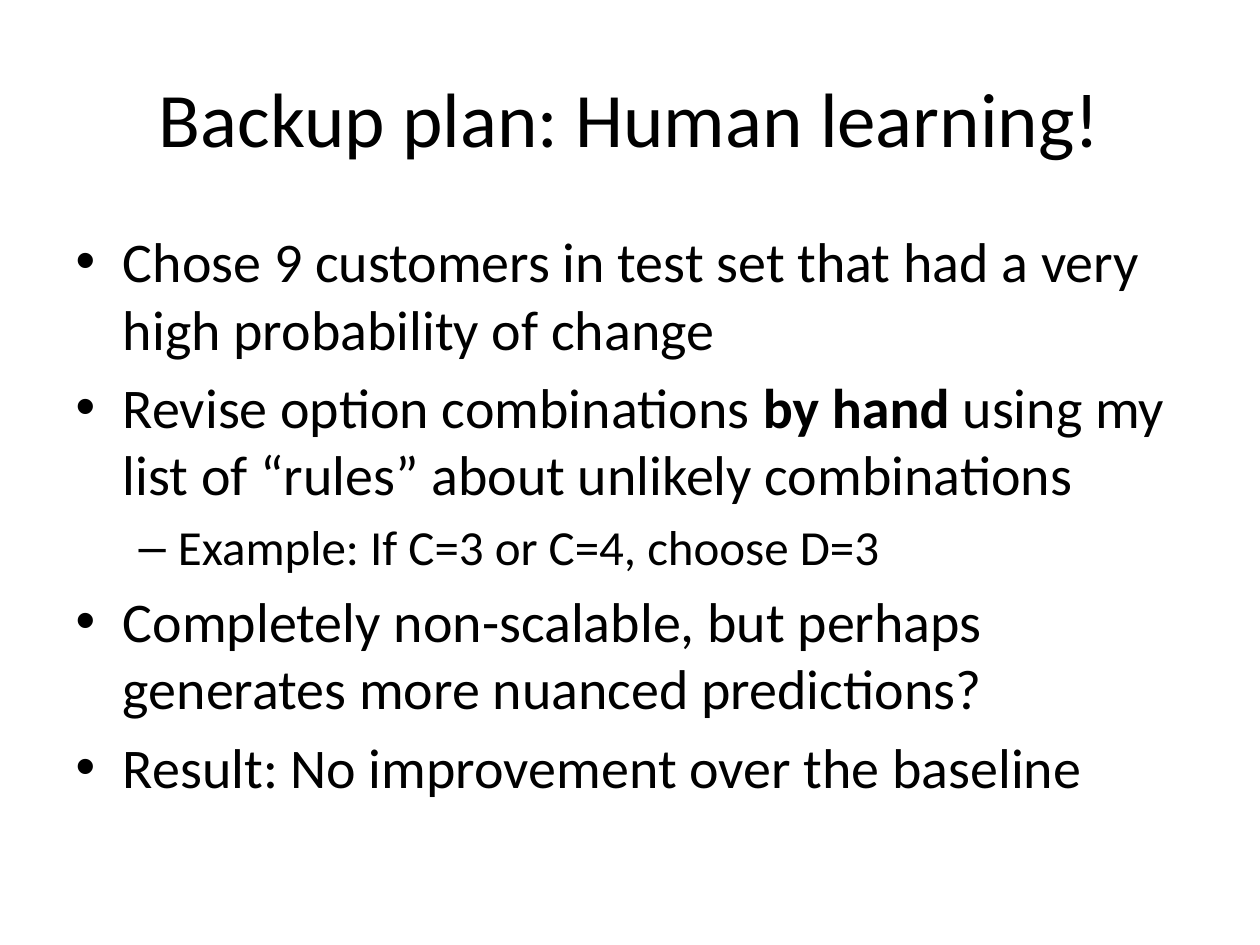
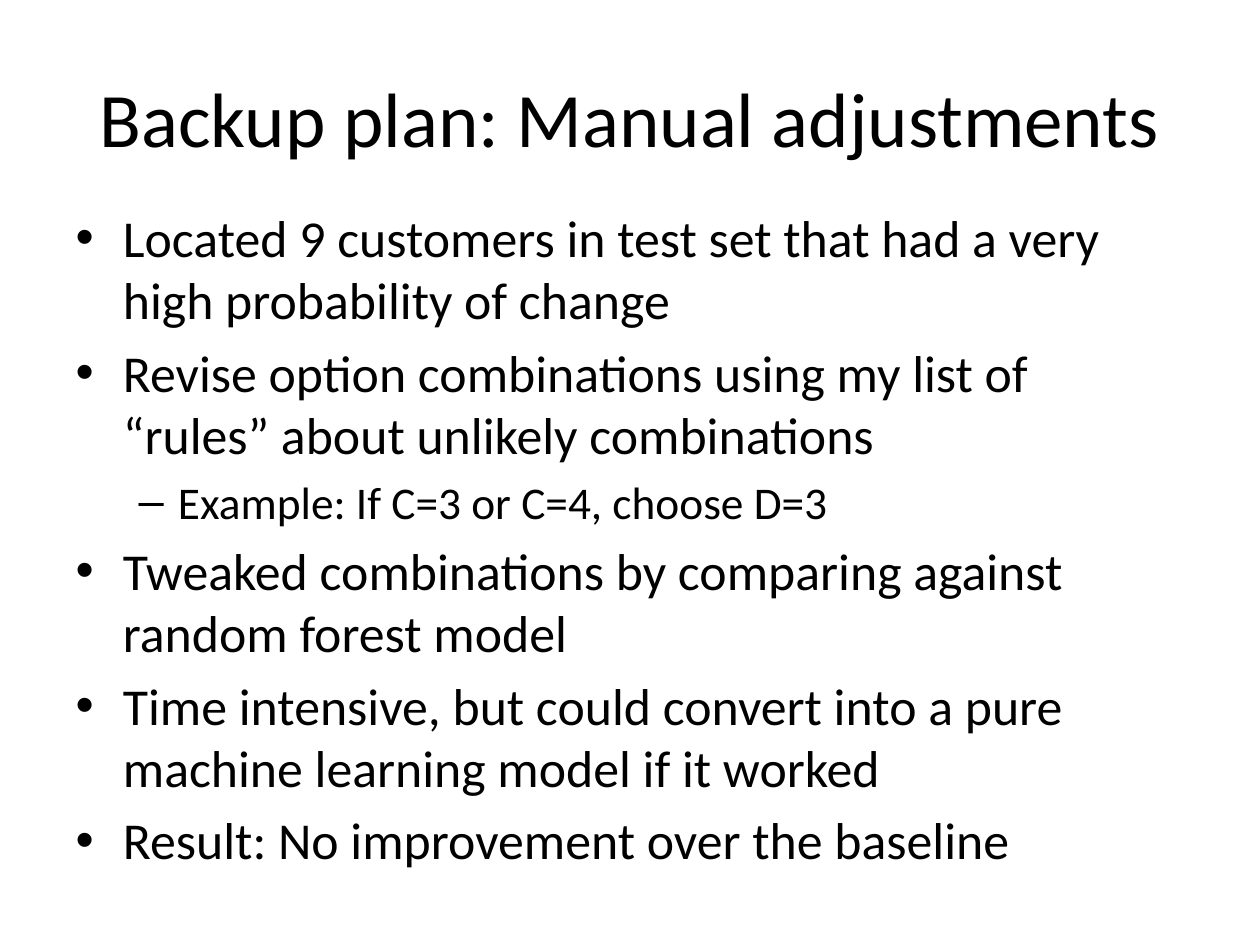
Before and after one commit to justmarkham/kaggle-allstate, a slide deck: slide 28 of allstate-presentation.pptx. Drawn at 1260x945 pixels with LibreOffice and Linux fonts; fonts in the diff are those of the drawing. Boxes give left, top, right and bottom in pixels: in the first picture for what was removed or moved away, otherwise in the second. Text is boxed around its words. In the diff, an @@ line names an element or a change of style, - is before the commit and + after.

```diff
--- a/allstate-presentation.pptx
+++ b/allstate-presentation.pptx
@@ title at [100,93,1158,161]: text changed @@
-Backup plan: Human learning!
+Backup plan: Manual adjustments
@@ text "Located 9 customers in test ...": place and size @@
-text "Located 9 customers in test ..." at [123,243,1164,797]
+text "Located 9 customers in test ..." at [123,221,1099,868]
@@ text at [123,221,1099,463]: text changed; size 32 to 29.6 pt @@
-• Chose 9 customers in test set that had a very high probability of change
-• Revise option combinations by hand using my list of “rules” about unlikely combinations
+• Located 9 customers in test set that had a very high probability of change
+• Revise option combinations using my list of “rules” about unlikely combinations
@@ text at [123,487,1009,868]: size 28 to 25.9 pt in "Example: If C=3 or C=4, choose D=3"; size 32 to 29.6 pt in "Result: No improvement over the baseline" @@
@@ text at [123,554,1063,796]: text changed; size 32 to 29.6 pt @@
-• Completely non-scalable, but perhaps generates more nuanced predictions?
+• Tweaked combinations by comparing against random forest model
+• Time intensive, but could convert into a pure machine learning model if it worked
```
Also in this commit, not shown: 2 other slides changed, 1 other file.
